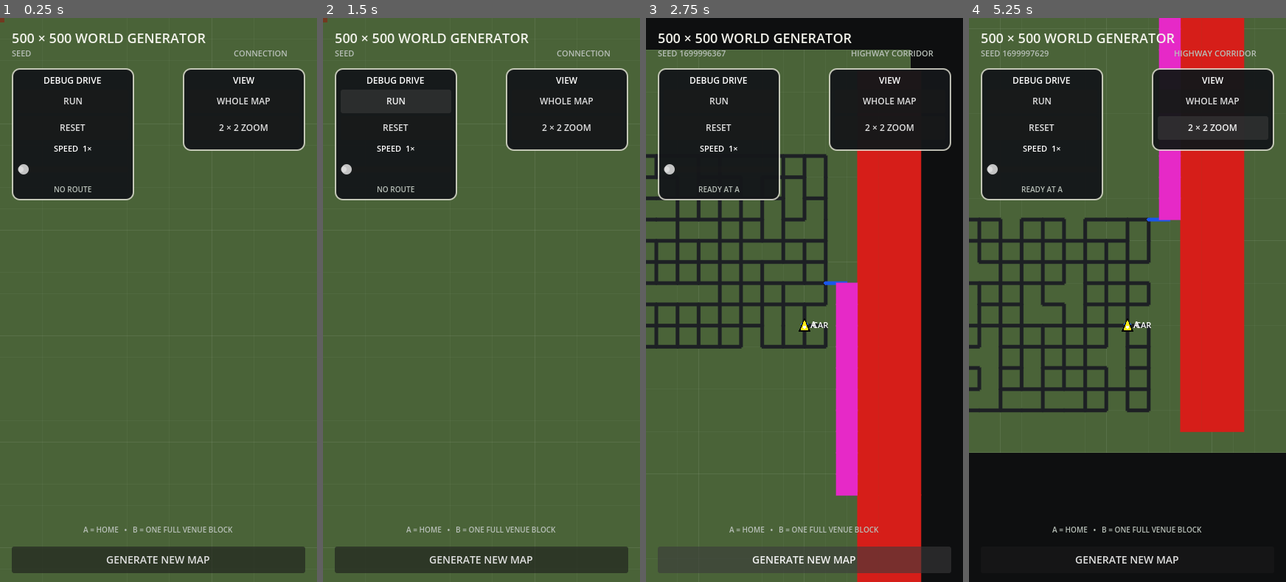
Above: before the commit, frames 1-4 (left to right).
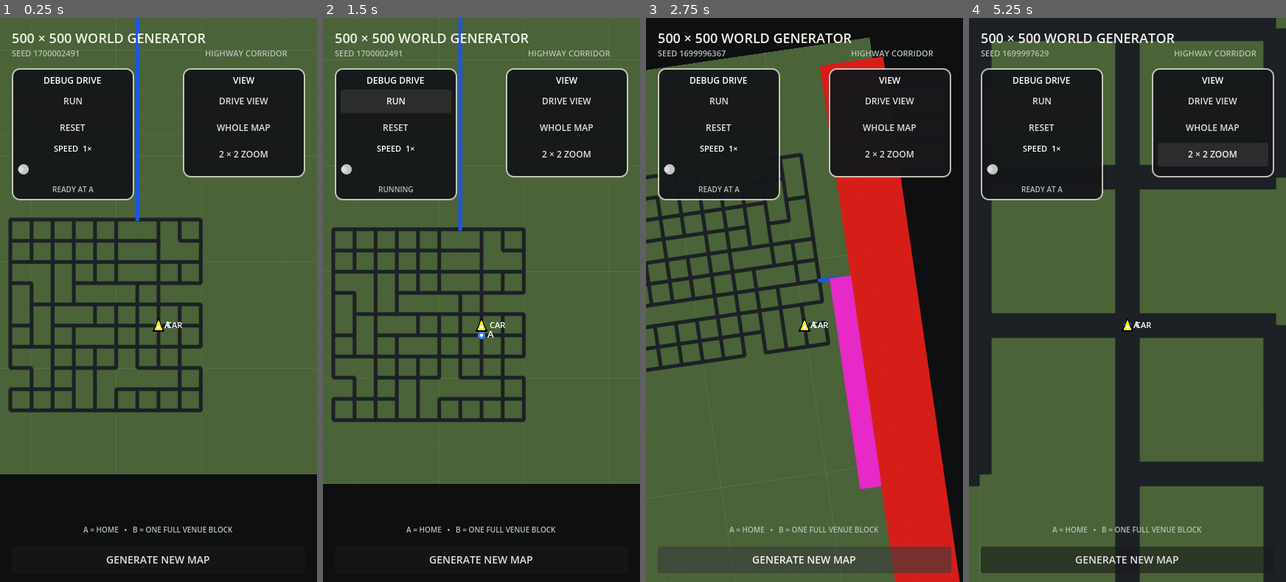
Above: after the commit, the same moments.

Repository: patrickcallahancomedy/comedian
Game: Godot game, scene res://scenes/drive/grid_world_prototype.tscn
Same seed, same stepped clock (60 frames per second), same inputs: the game is played once before the commit and once after it. This scene is started directly instead of the project's main scene.
Inputs (mouse positions are in pixels of both pictures, inside the frame that each line leads up to):
- Up to frame 1 (0.25 s): no input
- Up to frame 2 (1.5 s): click (567, 102) at 0.5 s, where only the run after the commit has a clickable "DRIVE VIEW"; click "RUN" at 1.25 s
- Up to frame 3 (2.75 s): click "GENERATE NEW MAP" at 2 s
- Up to frame 4 (5.25 s): click "GENERATE NEW MAP" at 2.75 s; tap Enter (ui_accept) at 3.5, 3.77 s; move the mouse to (1197, 271) at 3.52 s; hold Right 3.53-4.25 s; tap Space at 3.6 s; click (1197, 271) at 3.67 s; click "WHOLE MAP" at 4.25 s; click "2 × 2 ZOOM" at 5 s

The runs differ from the first frame. In frame 1, 29% of the frame differs, in the area x 0-100%, y 0-100%; in frame 2, 27%; in frame 3, 20%; in frame 4, 53%.
Error before the commit: Invalid access to property or key 'pressed' on a base object of type 'null instance'. (res://scripts/drive/grid_world_map.gd:55)

Commit message:
Add drive view toggle

Diff:
--- a/godot/scenes/drive/grid_world_prototype.tscn
+++ b/godot/scenes/drive/grid_world_prototype.tscn
@@ -95,7 +95,7 @@
 offset_left = 248.0
 offset_top = 68.0
 offset_right = 414.0
-offset_bottom = 180.0
+offset_bottom = 216.0
 theme_override_styles/panel = SubResource("SettingsPanel")
 
 [node name="Layout" type="VBoxContainer" parent="SettingsBox"]
@@ -108,6 +108,13 @@
 theme_override_font_sizes/font_size = 12
 text = "VIEW"
 horizontal_alignment = 1
+
+[node name="DriveViewButton" type="Button" parent="SettingsBox/Layout"]
+layout_mode = 2
+focus_mode = 0
+custom_minimum_size = Vector2(0, 32)
+theme_override_font_sizes/font_size = 12
+text = "DRIVE VIEW"
 
 [node name="WholeMapButton" type="Button" parent="SettingsBox/Layout"]
 layout_mode = 2
